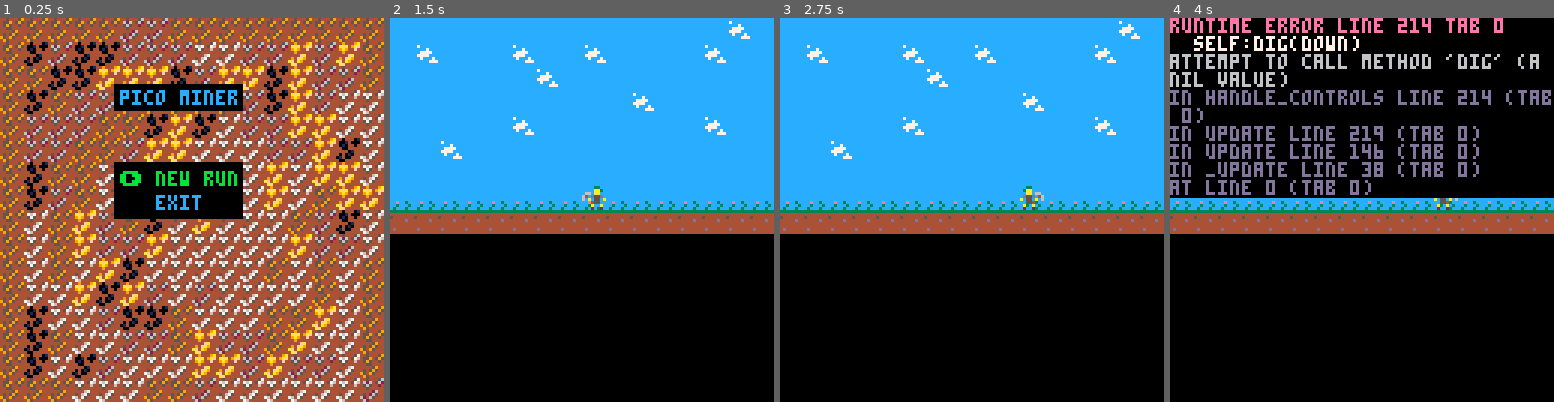
Above: before the commit, frames 1-4 (left to right).
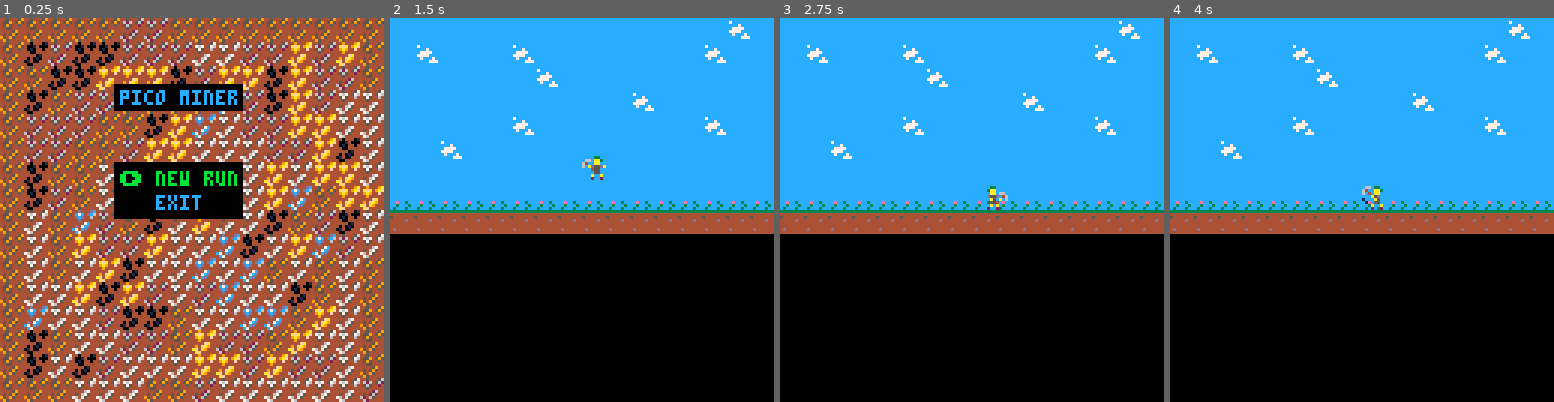
Above: after the commit, the same moments.

Repository: Divoolej/pico-miner
Game: PICO-8 cartridge pico_miner.p8
Two runs of this game, one before a commit and one after it. Both use one fixed random seed, a clock stepped at 60 frames per second and the inputs below.
Inputs:
- Up to frame 1 (0.25 s): no input
- Up to frame 2 (1.5 s): tap X (X key) at 0.33, 1.07 s; tap O (Z key) at 0.7 s
- Up to frame 3 (2.75 s): hold Right 1.6-2.1 s; tap O (Z key) at 1.7, 2.1, 2.5 s; tap X (X key) at 1.85 s; hold Up 2.15-2.42 s; hold Right from 2.47 s (still down)
- Up to frame 4 (4 s): tap O (Z key) at 2.9, 3.3, 3.7 s; tap X (X key) at 2.97 s; release Right at 3.03 s; hold Left 3.08-3.58 s; hold Down 3.63-3.97 s

The runs differ from the first frame. In frame 1, 2.2% of the frame differs, in the area x 6-88%, y 24-82%; in frame 2, 0.4%; in frame 3, 0.4%; in frame 4, 47%, in the area x 0-100%, y 0-50%.
Error before the commit: runtime error line 214 tab 0; self:dig(down); attempt to call method 'dig' (a nil value)

Commit message:
Add a bunch of animations and movement logic

Diff:
--- a/pico_miner.p8
+++ b/pico_miner.p8
@@ -137,12 +137,21 @@
 	player:init()
 end
 
-function can_move(self)
-	return true
-end
-
-function can_dig(self)
+function can_move(self, direction)
+	return not (direction == down)
+end
+
+function can_dig(self, direction)
+ if (direction == down) return true
  return false
+end
+
+function has_floor(self, x, y)
+ if (y >= 7) return true
+ return false
+end
+
+function process_dig(self)
 end
 
 function update_game(self)
@@ -160,6 +169,8 @@
 game = {
 	can_move = can_move,
 	can_dig = can_dig,
+ has_floor = has_floor,
+ dig = process_dig,
 	init = init_game,
 	update = update_game,
 	draw = draw_game,
@@ -170,77 +181,142 @@
 function init_player(self)
 	self.x = self.x_grid * 8
 	self.y = self.y_grid * 8
-end
-
-function start_digging(self, direction)
+ self.is_facing_left = self.direction == left
+end
+
+function start_digging(self)
  self.state = "dig"
-end
-
-function start_moving(self, direction)
-	self.state = "move"
+ self.current_sprite = 16
+end
+
+function start_moving(self)
+ self.state = "move"
+ self.current_sprite = 0
+end
+
+function start_falling(self)
+ self.state = "fall"
+ self.animation_frame = 0
+ self.current_sprite = 6
 end
 
 function stop_player(self)
-	self.current_frame = 1
 	self.animation_frame = 0
+ self.current_sprite = 0
 	self.state = "idle"
 end
 
-function move_or_dig(self, direction)
-	if game:can_move(direction) then
-		self:start_moving(direction)
-	elseif game:can_dig(direction) then
-		self:start_digging(direction)
-	end
+function move_or_dig(self)
+ self.animation_frame = 0
+	if game:can_move(self.direction) then
+		self:start_moving()
+	elseif game:can_dig(self.direction) then
+		self:start_digging()
+	end
+end
+
+function idle(self)
+ if (self.animation_frame == 1) self.current_sprite = 0
+ if (self.animation_frame == 15) self.current_sprite = 4
+ if (self.animation_frame == 30) self.current_sprite = 0
+ if (self.animation_frame == 45) self.current_sprite = 5
+ if (self.animation_frame >= 55) self.animation_frame = 0
+end
+
+function check_position(self)
+ if game:has_floor(self.x_grid, self.y_grid) then
+  self:stop()
+ else
+  self:start_falling()
+ end
 end
 
 function move(self)
-	self.animation_frame += 1
-	if self.is_facing_left then
-		self.x -= 1
-	else
-		self.x += 1
-	end
-	if (self.animation_frame % 4 == 0) self.current_frame = 2
-	if (self.animation_frame % 8 == 0) self.current_frame = 1
-	if (self.animation_frame == 8) self:stop()
+	if self.animation_frame % 2 == 0 then
+  if self.direction == left then
+ 		self.x -= 1
+ 	else
+ 		self.x += 1
+ 	end
+ end
+ if (self.animation_frame % 4 == 0) self.current_sprite += 1
+	if self.animation_frame >= 15 then
+  if self.direction == left then
+   self.x_grid -= 1
+  else
+   self.x_grid += 1
+  end
+  self:check_position()
+ end
+end
+
+function dig(self)
+ if (self.animation_frame % 3 == 0) self.current_sprite += 1
+ if self.animation_frame >= 21 then
+  self:stop()
+  game:dig(self.x_grid, self.y_grid, self.direction)
+ end
+end
+
+function fall(self)
+ self.y += 2
+ if (self.animation_frame <= 1) self.current_sprite = 6
+ if (self.animation_frame == 3) self.current_sprite = 7
+ if self.animation_frame >= 4 then
+  self.y_grid += 1
+  self:check_position()
+ end
 end
 
 function handle_controls(self)
 	if btnp(left) then
-		self.is_facing_left = true
-		self:move_or_dig(left)
+  self.is_facing_left = true
+  self.direction = left
+		self:move_or_dig()
 	elseif btnp(right) then
-		self.is_facing_left = false
-		self:move_or_dig(right)
+  self.is_facing_left = false
+  self.direction = right
+		self:move_or_dig()
 	elseif btnp(down) then
-		self:dig(down)
+  self.direction = down
+		self:move_or_dig()
 	end
 end
 
 function update_player(self)
-	if (self.state == "idle") self:handle_controls()
+ self.animation_frame += 1
+	if (self.state == "idle") then
+  self:idle()
+  self:handle_controls()
+ end
 	if (self.state == "move") self:move()
+ if (self.state == "dig") self:dig()
+ if (self.state == "fall") self:fall()
 end
 
 function draw_player(self)
-	spr(self.current_frame, self.x, self.y, 1, 1, self.is_facing_left)
+	spr(self.current_sprite, self.x, self.y, 1, 1, self.is_facing_left)
 end
 
 player = {
 	x_grid = 8,
-	y_grid = 7,
-	current_frame = 1,
+	y_grid = 0,
+	current_sprite = 0,
 	animation_frame = 0,
-	state = "idle",
-	is_facing_left = true,
+	state = "fall",
+	direction = left,
 	start_moving = start_moving,
 	start_digging = start_digging,
+ start_falling = start_falling,
+ idle = idle,
 	move = move,
-	init = init_player,
-	move_or_dig = move_or_dig,
+ dig = dig,
+ fall = fall,
 	stop = stop_player,
+ check_position = check_position,
+ move_or_dig = move_or_dig,
 	handle_controls = handle_controls,
+ init = init_player,
 	update = update_player,
 	draw = draw_player,
 }
@@ -270,22 +346,22 @@
 
 
 __gff__
-0000000000010103030300030303030303030303030303030000000000000000000000000303000000000000000000000000000000000000000000000000000000000000000000000000000000000000000000000000000000000000000000000000000000000000000000000000000000000000000000000000000000000000
+0000000000000000000300030303030300000000000000000003030101030303030303030300000000030303030300030000000000000000000000000000000000000000000000000000000000000000000000000000000000000000000000000000000000000000000000000000000000000000000000000000000000000000
 0000000000000000000000000000000000000000000000000000000000000000000000000000000000000000000000000000000000000000000000000000000000000000000000000000000000000000000000000000000000000000000000000000000000000000000000000000000000000000000000000000000000000000
 __map__
-141414141414141414141414141413140b0b0b0b0b0d0d0b0b0b0b0b0b0b0b0b000000000000000000000000000000000000000000000000000000000000000000000000000000000000000000000000000000000000000000000000000000000000000000000000000000000000000000000000000000000000000000000000
-141314141413141413141414141314140b0c0d0c0c0d0d0d0e0e0d0d0f0d0f0b000000000000000000000000000000000000000000000000000000000000000000000000000000000000000000000000000000000000000000000000000000000000000000000000000000000000000000000000000000000000000000000000
-141414141414131414141414141414140b0b0c0c0f0f0f0c0d0f0f0c0f0d0d0b000000000000000000000000000000000000000000000000000000000000000000000000000000000000000000000000000000000000000000000000000000000000000000000000000000000000000000000000000000000000000000000000
-141414141414141414141314141414140b0c0b0d0d0b0b0b0b0b0d0c0f0d0e0e000000000000000000000000000000000000000000000000000000000000000000000000000000000000000000000000000000000000000000000000000000000000000000000000000000000000000000000000000000000000000000000000
-141414141413141414141414141314140b0d0d0d0b0b0c0f0c0e0d0d0f0f0e0e000000000000000000000000000000000000000000000000000000000000000000000000000000000000000000000000000000000000000000000000000000000000000000000000000000000000000000000000000000000000000000000000
-141413141414141414141414141414140b0d0d0b0b0d0f0f0e0e0e0d0d0f0c0e000000000000000000000000000000000000000000000000000000000000000000000000000000000000000000000000000000000000000000000000000000000000000000000000000000000000000000000000000000000000000000000000
-141414141414141414141414141414140b0c0b0b0e0b0e0b0b0e0e0f0e0f0f0e000000000000000000000000000000000000000000000000000000000000000000000000000000000000000000000000000000000000000000000000000000000000000000000000000000000000000000000000000000000000000000000000
-060606060606060606060606060606060b0c0d0b0e0e0b0f0e0e0e0f0e0b0f0f000000000000000000000000000000000000000000000000000000000000000000000000000000000000000000000000000000000000000000000000000000000000000000000000000000000000000000000000000000000000000000000000
-050505050505050505050505050505050b0e0b0f0d0b0c0e0f0e0e0e0b0d0c0e000000000000000000000000000000000000000000000000000000000000000000000000000000000000000000000000000000000000000000000000000000000000000000000000000000000000000000000000000000000000000000000000
-000000000000000000000000000000000b0e0b0f0d0d0f0e0e0e0e0e0f0d0d0e000000000000000000000000000000000000000000000000000000000000000000000000000000000000000000000000000000000000000000000000000000000000000000000000000000000000000000000000000000000000000000000000
-000000000000000000000000000000000b0e0b0e0f0c0e0e0e0e0e0b0e0b0e0b000000000000000000000000000000000000000000000000000000000000000000000000000000000000000000000000000000000000000000000000000000000000000000000000000000000000000000000000000000000000000000000000
-000000000000000000000000000000000b0e0e0f0c0f0d0e0d0e0e0e0e0b0e0b000000000000000000000000000000000000000000000000000000000000000000000000000000000000000000000000000000000000000000000000000000000000000000000000000000000000000000000000000000000000000000000000
-000000000000000000000000000000000b0c0e0e0d0c0c0b0e0e0e0b0b0f0e0b000000000000000000000000000000000000000000000000000000000000000000000000000000000000000000000000000000000000000000000000000000000000000000000000000000000000000000000000000000000000000000000000
+1a1a1a1a1a1a1a1a1a1a1a1a1a1a191a0b0b0b0b0b0d0d0b0b0b0b0b0b0b0b0b000000000000000000000000000000000000000000000000000000000000000000000000000000000000000000000000000000000000000000000000000000000000000000000000000000000000000000000000000000000000000000000000
+1a191a1a1a191a1a1a1a1a1a1a191a1a0b0c0d0c0c0d0d0d0e0e0d0d0f0d0f0b000000000000000000000000000000000000000000000000000000000000000000000000000000000000000000000000000000000000000000000000000000000000000000000000000000000000000000000000000000000000000000000000
+1a1a1a1a1a1a191a1a1a1a1a1a1a1a1a0b0b0c0c0f0f0f0c0d0f0f0c0f0d0d0b000000000000000000000000000000000000000000000000000000000000000000000000000000000000000000000000000000000000000000000000000000000000000000000000000000000000000000000000000000000000000000000000
+1a1a1a1a1a1a1a1a1a1a191a1a1a1a1a0b0c0b0d0d0b0b0b0b1f0d0c0f0d0e0e000000000000000000000000000000000000000000000000000000000000000000000000000000000000000000000000000000000000000000000000000000000000000000000000000000000000000000000000000000000000000000000000
+1a1a1a1a1a191a1a1a1a1a1a1a191a1a0b0d0d0d0b0b0c0f1f0e0d0d0f0f0e0e000000000000000000000000000000000000000000000000000000000000000000000000000000000000000000000000000000000000000000000000000000000000000000000000000000000000000000000000000000000000000000000000
+1a1a191a1a1a1a1a1a1a1a1a1a1a1a1a0b0d0d0b0b0d0f0f0e0e0e0d0d0f0c0e000000000000000000000000000000000000000000000000000000000000000000000000000000000000000000000000000000000000000000000000000000000000000000000000000000000000000000000000000000000000000000000000
+1a1a1a1a1a1a1a1a1a1a1a1a1a1a1a1a0b0c0b0b0e1f0e0b0b0e0e0f0e0f0f0e000000000000000000000000000000000000000000000000000000000000000000000000000000000000000000000000000000000000000000000000000000000000000000000000000000000000000000000000000000000000000000000000
+1c1c1c1c1c1c1c1c1c1c1c1c1c1c1c1c0b0c0d0b0e0e0b0f0e0e0e0f1f0b0f0f000000000000000000000000000000000000000000000000000000000000000000000000000000000000000000000000000000000000000000000000000000000000000000000000000000000000000000000000000000000000000000000000
+1b1b1b1b1b1b1b1b1b1b1b1b1b1b1b1b0b0e0b1f0d0b0c0e0f0e0e0c0b0d0c0e000000000000000000000000000000000000000000000000000000000000000000000000000000000000000000000000000000000000000000000000000000000000000000000000000000000000000000000000000000000000000000000000
+000000000000000000000000000000000b0e0b0f0d0d0f0e0e1f0c0e0f1f0d0e000000000000000000000000000000000000000000000000000000000000000000000000000000000000000000000000000000000000000000000000000000000000000000000000000000000000000000000000000000000000000000000000
+000000000000000000000000000000000b0e0b0e0f0c0e0e1f0e1f0b0e0b0e0b000000000000000000000000000000000000000000000000000000000000000000000000000000000000000000000000000000000000000000000000000000000000000000000000000000000000000000000000000000000000000000000000
+000000000000000000000000000000000b0e0e0f0c0f0d0e0d1f0e0e0c0b0e0b000000000000000000000000000000000000000000000000000000000000000000000000000000000000000000000000000000000000000000000000000000000000000000000000000000000000000000000000000000000000000000000000
+000000000000000000000000000000000b1f0e0e0d0c0c0b0e0e1f1f0b0f0e0b000000000000000000000000000000000000000000000000000000000000000000000000000000000000000000000000000000000000000000000000000000000000000000000000000000000000000000000000000000000000000000000000
 000000000000000000000000000000000b0c0b0e0e0d0d0b0f0d0d0b0f0e0e0b000000000000000000000000000000000000000000000000000000000000000000000000000000000000000000000000000000000000000000000000000000000000000000000000000000000000000000000000000000000000000000000000
 000000000000000000000000000000000b0c0e0c0d0e0e0e0f0f0d0f0d0d0e0b000000000000000000000000000000000000000000000000000000000000000000000000000000000000000000000000000000000000000000000000000000000000000000000000000000000000000000000000000000000000000000000000
 000000000000000000000000000000000b0b0b0e0e0e0b0b0d0e0e0e0e0e0e0d000000000000000000000000000000000000000000000000000000000000000000000000000000000000000000000000000000000000000000000000000000000000000000000000000000000000000000000000000000000000000000000000
Not shown, changed: 24 lines of the sprite sheet (__gfx__) section of pico_miner.p8
